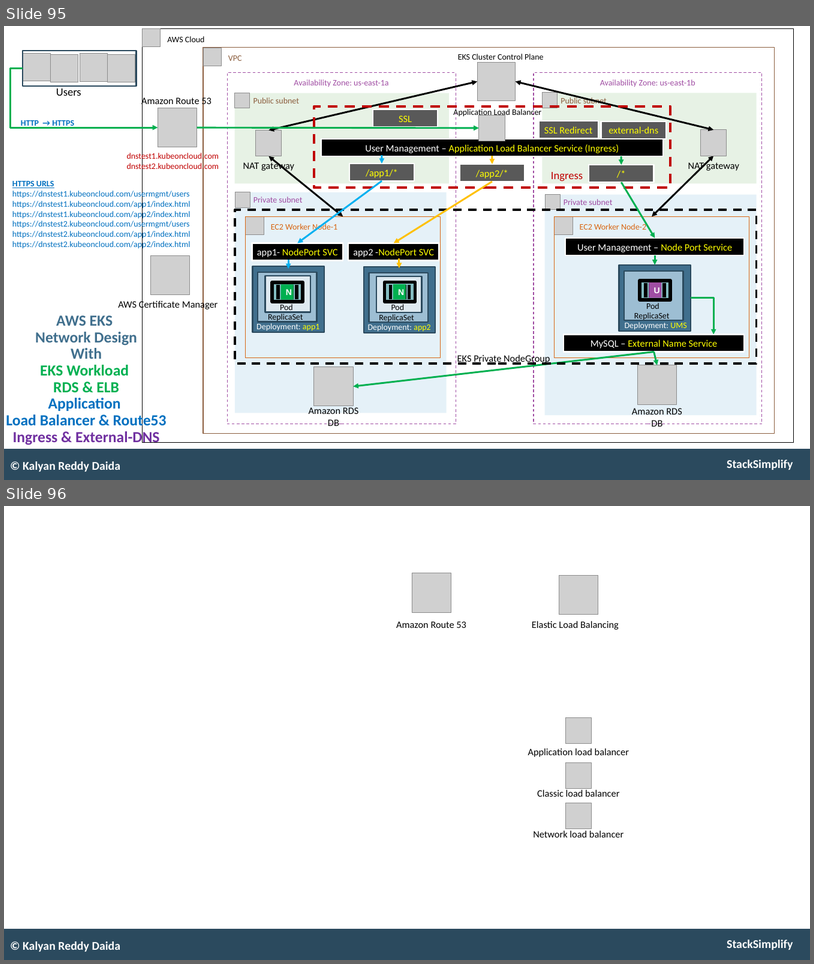
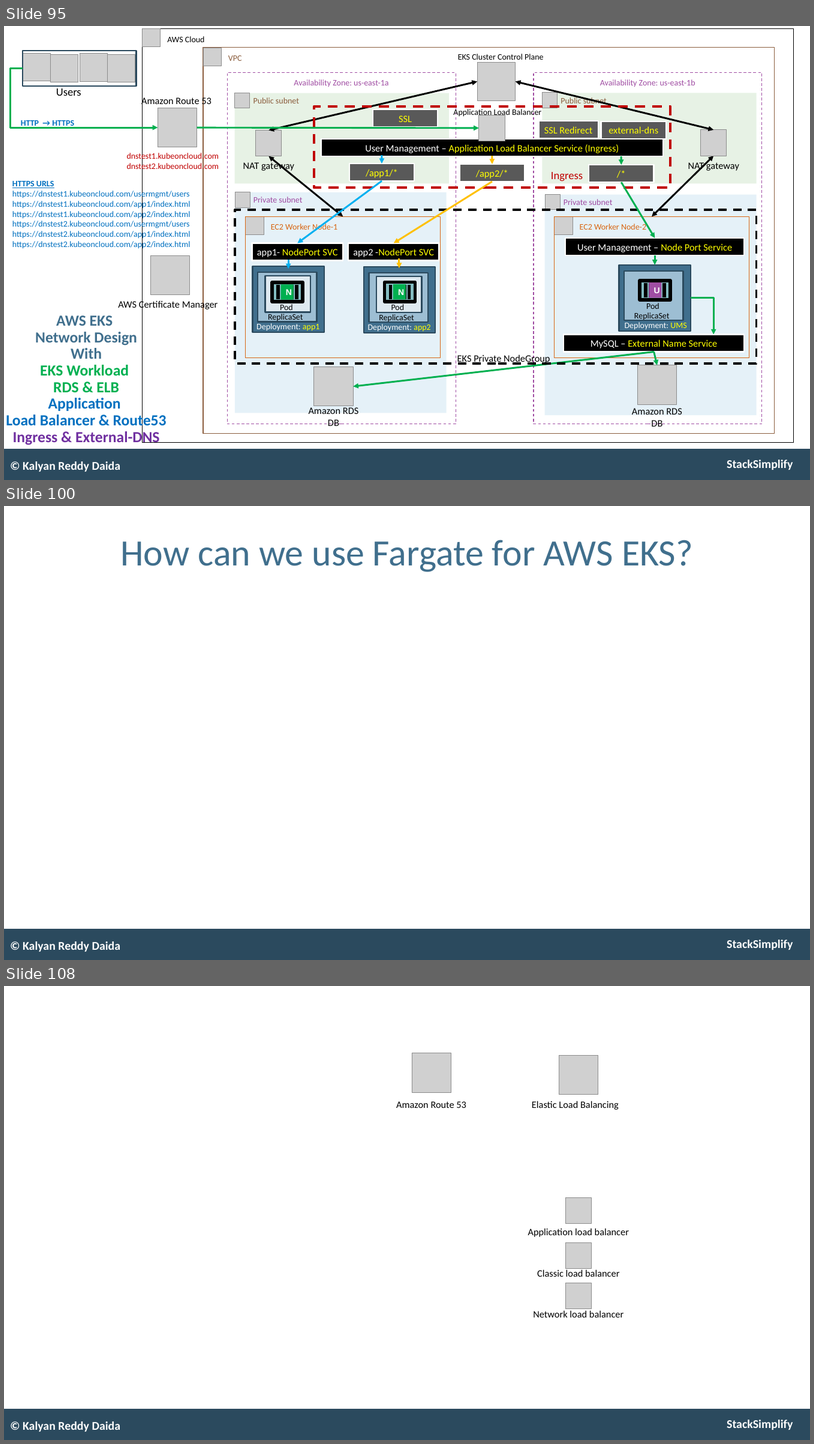
Before and after one commit to talvionyx/aws-eks-kubernetes-masterclass, a slide deck: presentation/AWS-Fargate-and-EKS-Masterclass.pptx. Shown one above the other, each under a label of ours: slides 95 and 96 before the commit, slides 95, 100 and 108 after it; the slides between them are not shown. The pictures are 814x964 and 814x1444 pixels, drawn with LibreOffice and Linux fonts; fonts in the diff are those of the drawing; grey boxes stand for pictures. Boxes give left, top, right and bottom in pixels: in the first picture for what was removed or moved away, otherwise in the second. Text is boxed around its words. In the diff, an @@ line names an element or a change of style, - is before the commit and + after.

```diff
--- a/presentation/AWS-Fargate-and-EKS-Masterclass.pptx
+++ b/presentation/AWS-Fargate-and-EKS-Masterclass.pptx
@@ slide 100 added at (x1=4, y1=506, x2=810, y2=960), background #FFFFFF; not listed: 2 template elements that a slide beside it also shows @@
@@ title added at (x1=120, y1=540, x2=693, y2=572), 53 pt, text #406F8D @@
+How can we use Fargate for AWS EKS?
@@ text added at (x1=23, y1=941, x2=121, y2=951), 17 pt, text #FFFFFF, bold @@
+© Kalyan Reddy Daida
@@ what was slide 96 is now slide 108 @@
```
Also in this commit, not shown: 1 slide changed, 11 other slides added, 30 other files.
